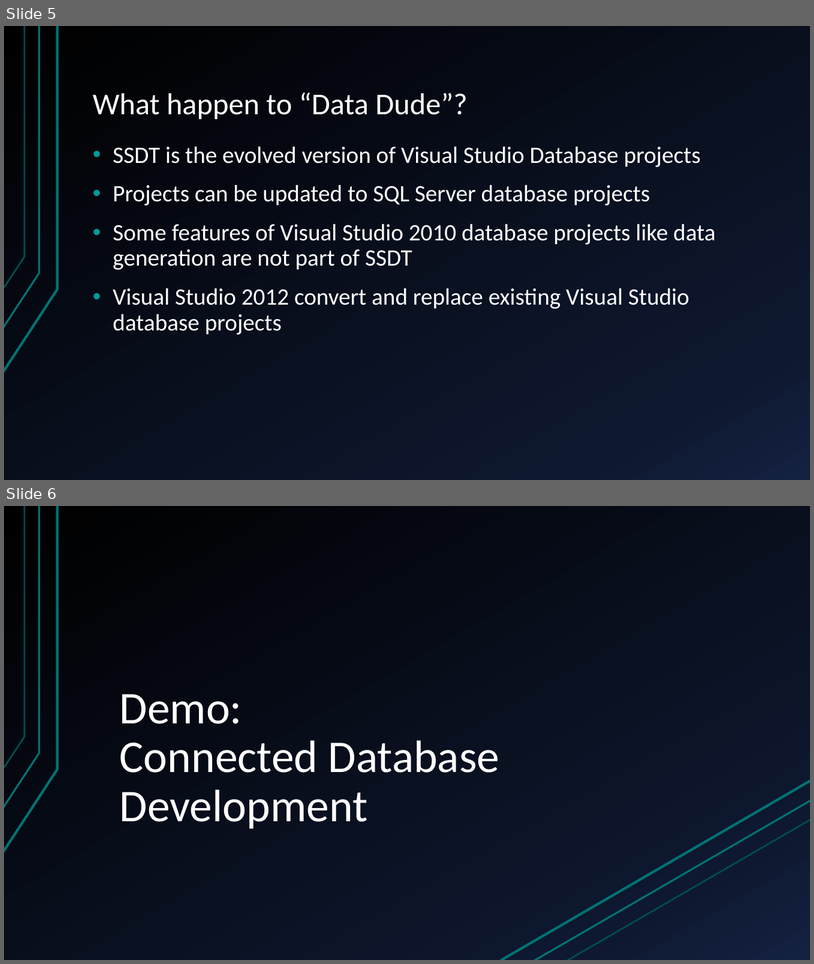
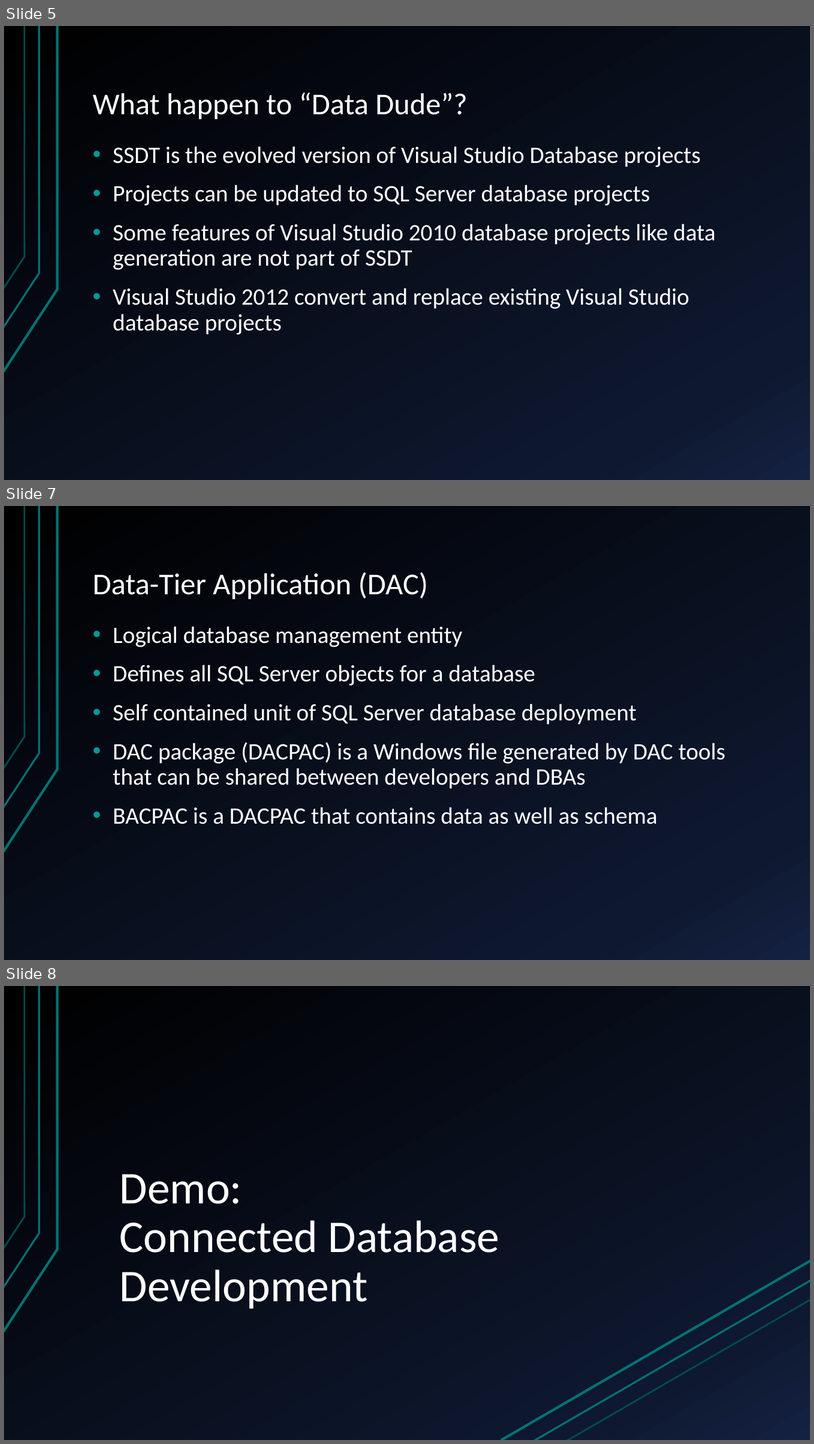
Before and after one commit to JeremySBrown/SQLServerDataToolsPresentation, a slide deck: Slides/SSDT Introduction.pptx. Shown one above the other, each under a label of ours: slides 5 and 6 before the commit, slides 5, 7 and 8 after it; the slides between them are not shown. The pictures are 814x964 and 814x1444 pixels, drawn with LibreOffice and Linux fonts; fonts in the diff are those of the drawing. Boxes give left, top, right and bottom in pixels: in the first picture for what was removed or moved away, otherwise in the second. Text is boxed around its words. In the diff, an @@ line names an element or a change of style, - is before the commit and + after.

```diff
--- a/Slides/SSDT Introduction.pptx
+++ b/Slides/SSDT Introduction.pptx
@@ slide 7 added at [4, 506, 810, 960], background gradient #000000 to #0F1931 to #142242; not listed: 3 template elements that a slide beside it also shows @@
@@ title added at [93, 572, 429, 599], 36 pt, text #FFFFFF @@
+Data-Tier Application (DAC)
@@ text added at [113, 626, 726, 824], 28 pt, text #FFFFFF @@
+• Logical database management entity
+• Defines all SQL Server objects for a database
+• Self contained unit of SQL Server database deployment
+• DAC package (DACPAC) is a Windows file generated by DAC tools that can be shared between developers and DBAs
+• BACPAC is a DACPAC that contains data as well as schema
@@ what was slide 6 is now slide 8 @@
```
Also in this commit, not shown: 2 slides changed, 1 other slide added.
